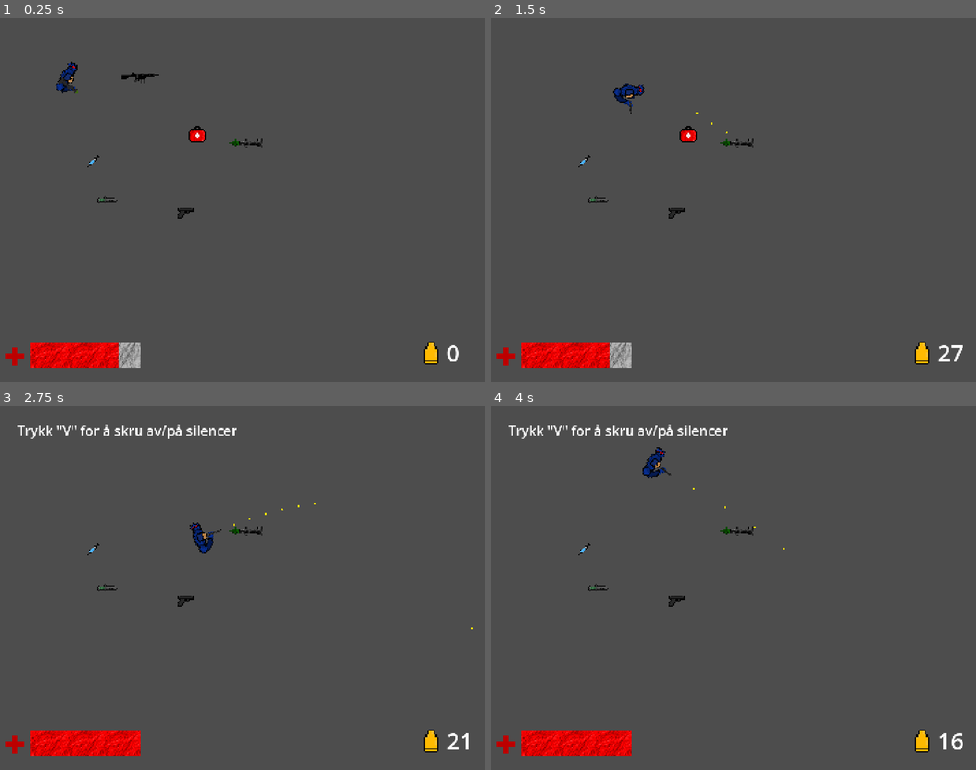
Above: before the commit, frames 1-4 (two rows, left to right).
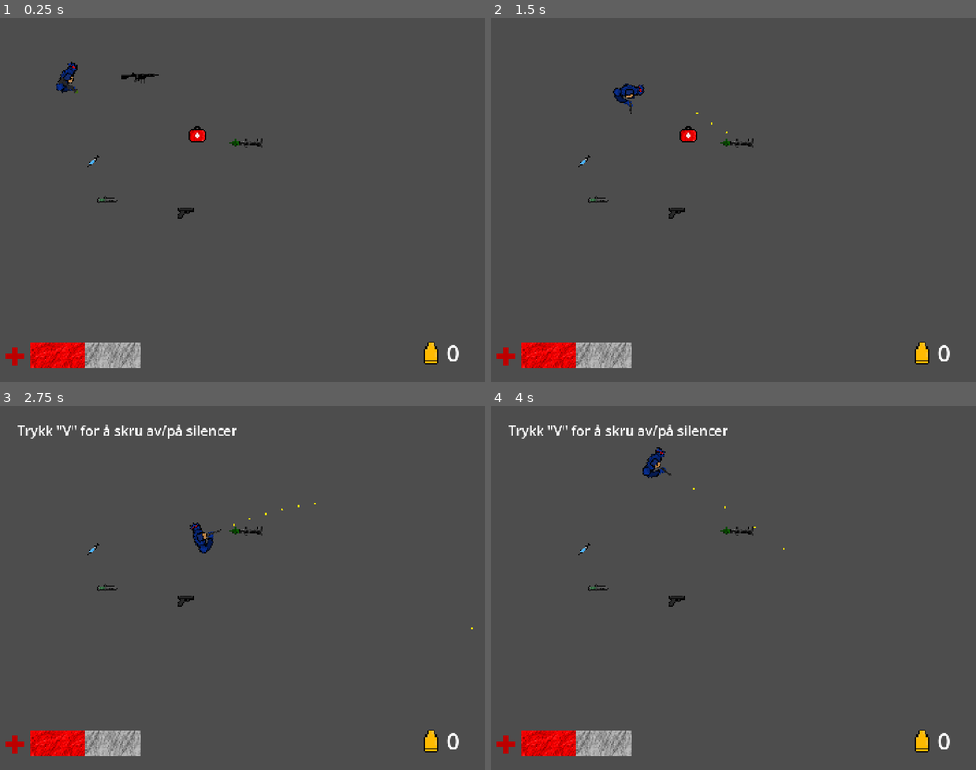
Above: after the commit, the same moments.

Repository: vladydad/Invasion_godot
Game: Godot game, scene res://Tutorial.tscn
Two runs of this game, one before a commit and one after it. Both use one fixed random seed, a clock stepped at 60 frames per second and the inputs below.
Inputs (mouse positions are in pixels of both pictures, inside the frame that each line leads up to):
- Up to frame 1 (0.25 s): no input
- Up to frame 2 (1.5 s): tap Enter at 0.5 s; move the mouse to (840, 181) at 0.52 s; press the mouse at (840, 181) at 0.53 s; hold Right (ui_right) 0.53-1.28 s; move the mouse to (636, 218) at 1.27 s; release the mouse at (636, 218) at 1.28 s; hold Down (ui_down) from 1.28 s (still down); tap V (Silencer) at 1.35 s
- Up to frame 3 (2.75 s): move the mouse to (291, 507) at 2.02 s; release Down (ui_down) at 2.03 s; press the mouse at (291, 507) at 2.03 s; hold Right (ui_right) from 2.03 s (still down)
- Up to frame 4 (4 s): move the mouse to (709, 660) at 2.77 s; release Right (ui_right) at 2.78 s; release the mouse at (709, 660) at 2.78 s; hold Up (ui_up) 2.78-3.53 s; tap V (Silencer) at 2.85 s; move the mouse to (879, 642) at 3.52 s; press the mouse at (879, 642) at 3.53 s; hold Left (ui_left) from 3.53 s (still down)

The runs differ from the first frame. In frame 1, 0.5% of the frame differs, in the area x 17-25%, y 89-97%; in frame 2, 0.6%; in frame 3, 0.9%; in frame 4, 0.9%, in the area x 17-98%, y 89-97%.

Commit message:
s

Diff:
--- a/invasion/player.gd
+++ b/invasion/player.gd
@@ -14,9 +14,9 @@
 
 @export var bazooka_scene: PackedScene
 
-@onready var health_bar = $"../HealthBar"
-
-@onready var ammo_label = $"../CanvasLayer/AmmoLabel"
+#@onready var health_bar = $"../HealthBar"
+
+#@onready var ammo_label = $"../CanvasLayer/AmmoLabel"
 
 func highspeed():
 	$PickupSound.play()
@@ -60,11 +60,11 @@
 
 func _physics_process(delta: float) -> void:
 
-	if health<40:
-		$"../CanvasLayer2/BloodOverlay".visible = true
-		$"../CanvasLayer2/BloodOverlay".play("blod")
-	else:
-		$"../CanvasLayer2/BloodOverlay".visible = false
+#	if health<40:
+#		$"../CanvasLayer2/BloodOverlay".visible = true
+#		$"../CanvasLayer2/BloodOverlay".play("blod")
+#	else:
+#		$"../CanvasLayer2/BloodOverlay".visible = false
 
 
 	if Input.is_action_pressed("Reload"):
@@ -94,7 +94,7 @@
 	reloading = true
 	canShoot = false
 	$ReloadSound.play()
-	ammo_label.text = str("...")
+	#ammo_label.text = str("...")
 	await get_tree().create_timer(2).timeout
 	if weapon == "pistol":
 		ammo = 10
@@ -103,7 +103,7 @@
 	elif weapon == "bazooka":
 		ammo = 3
 	canShoot = true
-	ammo_label.text = str(ammo)
+	#ammo_label.text = str(ammo)
 	reloading = false
 
 
@@ -144,9 +144,9 @@
 			shootBazooka()
 		elif weapon == "knife":
 			swingKnife()
-	if !reloading:
-		ammo_label.text = str(ammo)
-	health_bar.value = health
+	#if !reloading:
+		#ammo_label.text = str(ammo)
+	#health_bar.value = health
 
 	if Input.is_action_pressed("Shoot") and canShoot:
 		if weapon == "ar":
